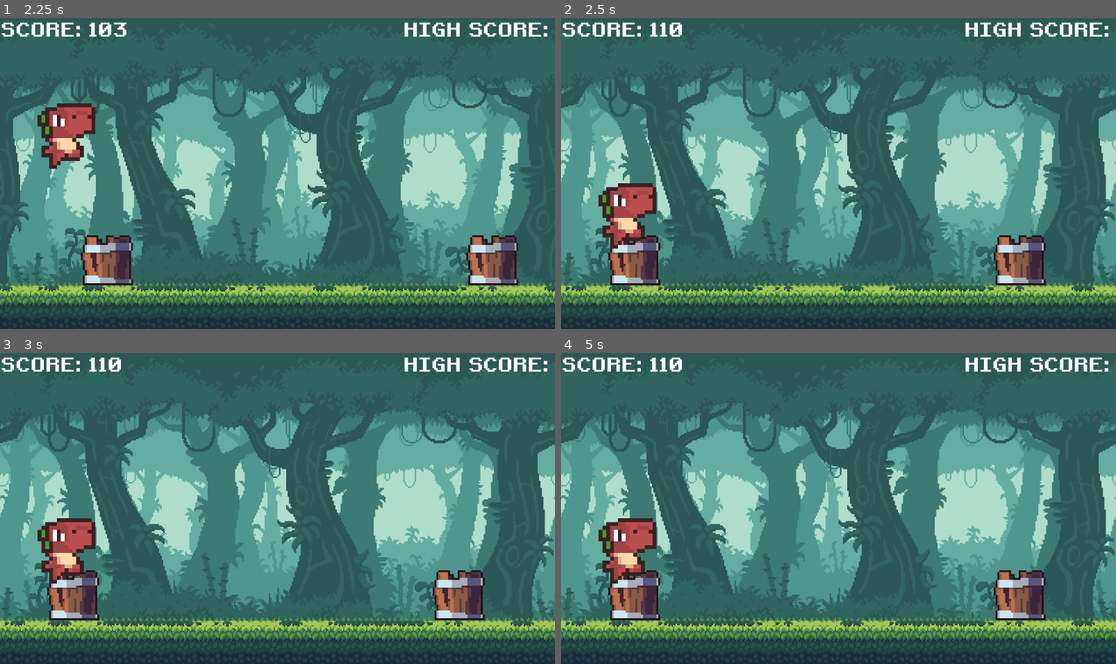
Above: before the commit, frames 1-4 (two rows, left to right).
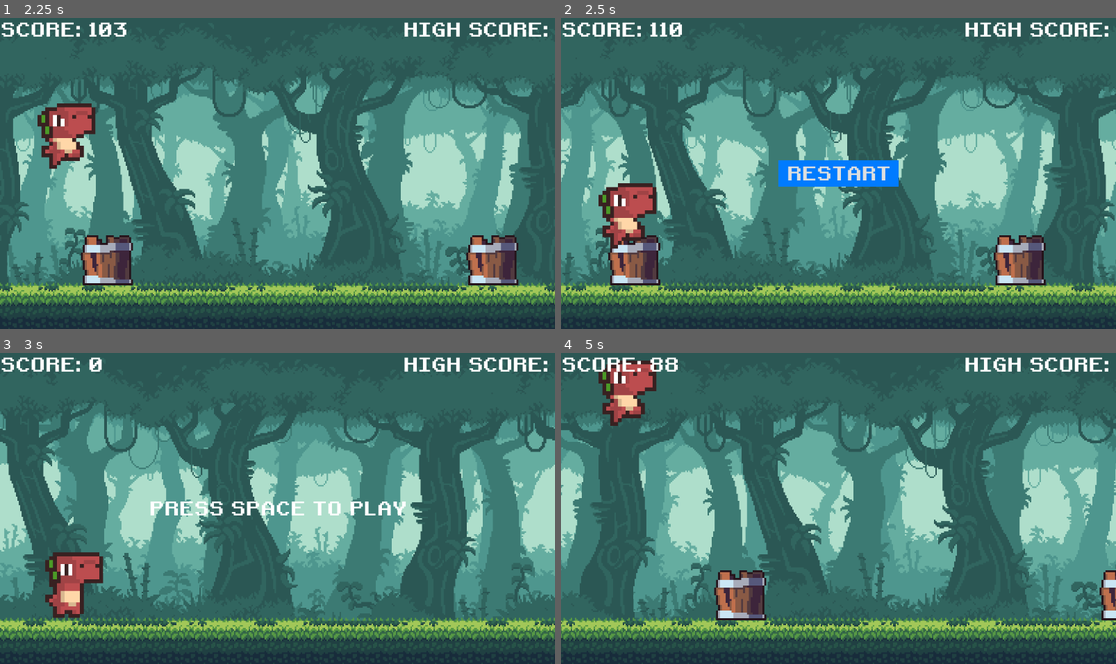
Above: after the commit, the same moments.

Repository: Juanfe008/Run-Game
Game: Godot game, scene res://scenes/main.tscn
The game is run twice, just before and just after one commit, with the same random seed, the same clock (stepped at 60 frames per second) and the same inputs.
Inputs (mouse positions are in pixels of both pictures, inside the frame that each line leads up to):
- Up to frame 1 (2.25 s): tap Space at 0.5 s; tap Enter (ui_accept) at 0.77, 1.52 s; hold Down (ui_down) from 2.03 s (still down)
- Up to frame 2 (2.5 s): keep holding Down (ui_down)
- Up to frame 3 (3 s): release Down (ui_down) at 2.75 s; click (277, 508) at 2.75 s, where only the run after the commit has a clickable "RESTART"
- Up to frame 4 (5 s): tap Space at 3.5 s; tap Enter (ui_accept) at 3.77, 4.52 s

Frame 1 is identical in both runs. In frame 2, 1.8% of the frame differs, in the area x 39-61%, y 45-55%; in frame 3, 48%; in frame 4, 55%, in the area x 0-100%, y 1-93%.

Commit message:
mainScript: Game over

Diff:
--- a/scenes/main.gd
+++ b/scenes/main.gd
@@ -30,6 +30,7 @@
 func _ready() -> void:
 	screen_size = get_window().size
 	ground_height = $Ground.get_node("Sprite2D").texture.get_height()
+	$GameOver.get_node("Button").pressed.connect(new_game)
 	new_game()
 
 func new_game() -> void:
@@ -37,6 +38,7 @@
 	score = 0
 	show_score()
 	game_running = false
+	get_tree().paused = false
 	difficulty = 0
 
 	# Reset the nodes
@@ -45,8 +47,9 @@
 	$Camera2D.position = CAM_START_POS
 	$Ground.position = Vector2i(0, 0)
 
-	# Reset HUD
+	# Reset HUD and game over screen
 	$HUD.get_node("StartLabel").show()
+	$GameOver.hide()
 
 # Called every frame. 'delta' is the elapsed time since the previous frame.
 func _process(delta: float) -> void:
@@ -129,3 +132,4 @@
 func game_over():
 	get_tree().paused = true
 	game_running = false
+	$GameOver.show()
--- a/scenes/main.tscn
+++ b/scenes/main.tscn
@@ -1,10 +1,11 @@
-[gd_scene load_steps=6 format=3 uid="uid://cunafaihuvfiy"]
+[gd_scene load_steps=7 format=3 uid="uid://cunafaihuvfiy"]
 
 [ext_resource type="PackedScene" uid="uid://bw551d2vs5j3o" path="res://scenes/background.tscn" id="1_dsp3b"]
 [ext_resource type="Script" path="res://scenes/main.gd" id="1_g4qjj"]
 [ext_resource type="PackedScene" uid="uid://c8iu56o7goy5l" path="res://scenes/player.tscn" id="2_5ij4b"]
 [ext_resource type="PackedScene" uid="uid://cprm5i6666b3u" path="res://scenes/ground.tscn" id="3_odfri"]
 [ext_resource type="PackedScene" uid="uid://bg3vc6bysxpyq" path="res://scenes/hud.tscn" id="5_4ul8r"]
+[ext_resource type="PackedScene" uid="uid://cuxwg40o4u2ue" path="res://scenes/game_over.tscn" id="6_kj67u"]
 
 [node name="Main" type="Node"]
 script = ExtResource("1_g4qjj")
@@ -20,3 +21,6 @@
 position = Vector2(576, 324)
 
 [node name="HUD" parent="." instance=ExtResource("5_4ul8r")]
+
+[node name="GameOver" parent="." instance=ExtResource("6_kj67u")]
+process_mode = 2
